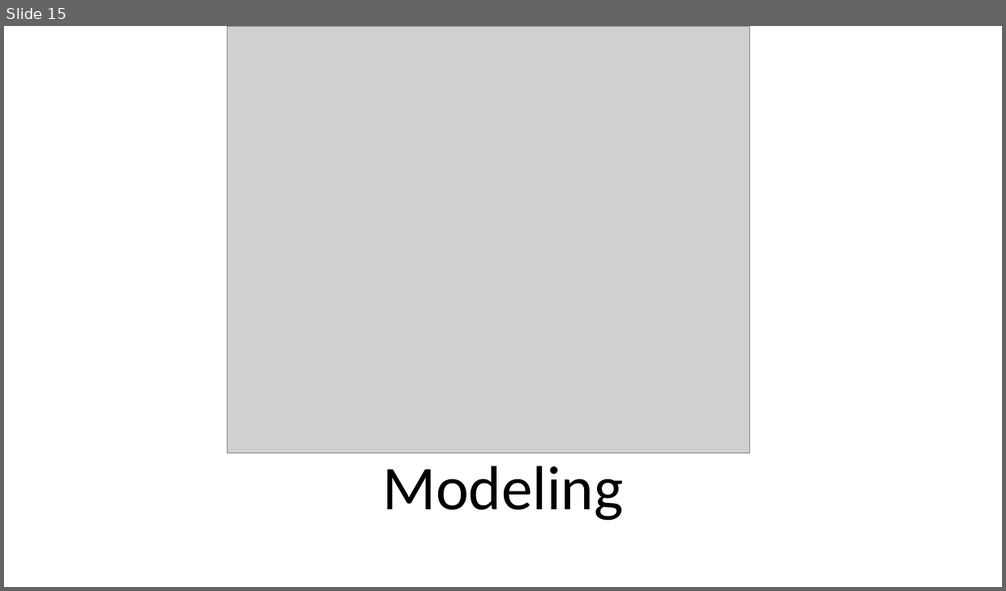
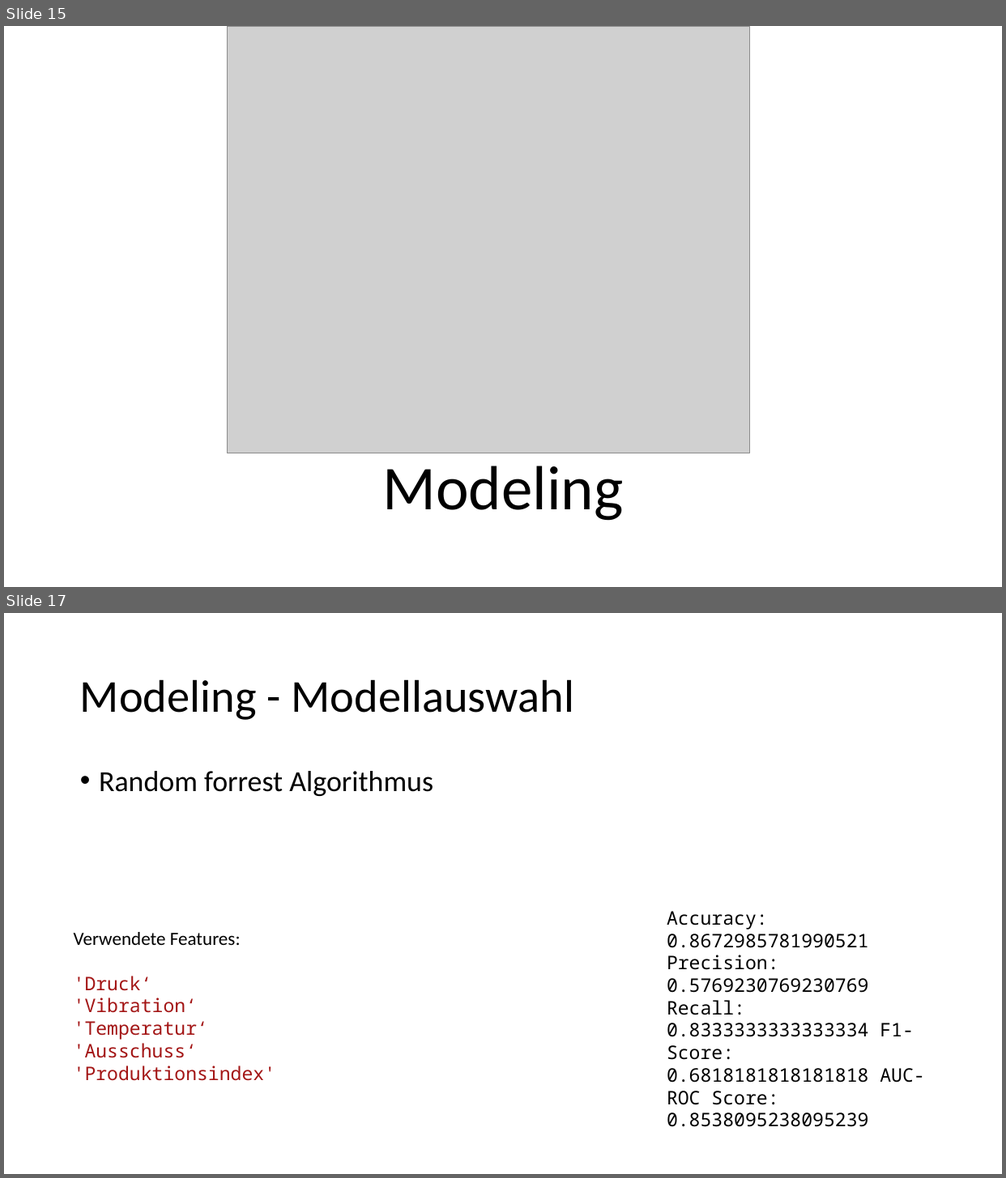
Before and after one commit to Flitschi7/big-data-management, a slide deck: Dokumentation HHZ Rocket Project.pptx. Shown one above the other, each under a label of ours: slide 15 before the commit, slides 15 and 17 after it; the slides between them are not shown. The pictures are 1006x591 and 1006x1178 pixels, drawn with LibreOffice and Linux fonts; fonts in the diff are those of the drawing; grey boxes stand for pictures. Boxes give left, top, right and bottom in pixels: in the first picture for what was removed or moved away, otherwise in the second. Text is boxed around its words. In the diff, an @@ line names an element or a change of style, - is before the commit and + after.

```diff
--- a/Dokumentation HHZ Rocket Project.pptx
+++ b/Dokumentation HHZ Rocket Project.pptx
@@ slide 17 added at bbox=[4, 613, 1002, 1174], background #FFFFFF @@
@@ title added at bbox=[80, 679, 573, 720], 44 pt, text #000000 @@
+Modeling - Modellauswahl
@@ text added at bbox=[99, 771, 433, 796], 28 pt, text #000000 @@
+• Random forrest Algorithmus
@@ text added at bbox=[667, 911, 924, 1127], 18 pt, text #000000 @@
+Accuracy: 0.8672985781990521 Precision: 0.5769230769230769 Recall: 0.8333333333333334 F1-Score: 0.6818181818181818 AUC-ROC Score: 0.8538095238095239
@@ text added at bbox=[74, 932, 275, 1081], 18 pt, text #A31515 @@
+Verwendete Features:
+'Druck‘
+'Vibration‘
+'Temperatur‘
+'Ausschuss‘
+'Produktionsindex'
```
Also in this commit, not shown: 4 other slides added, 1 slide removed, 1 other file.
